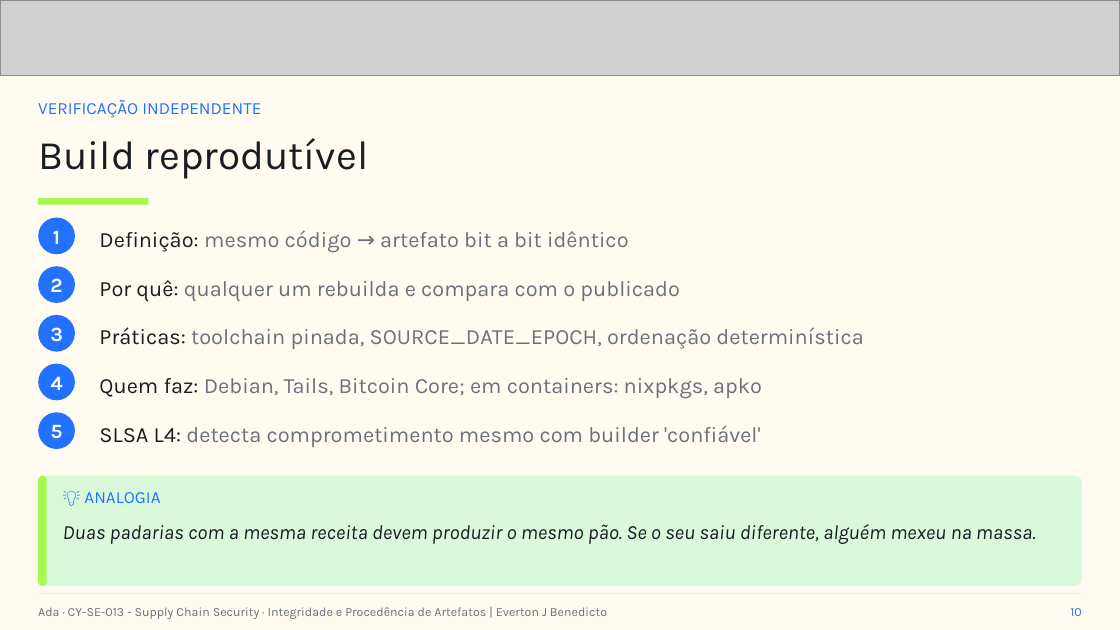
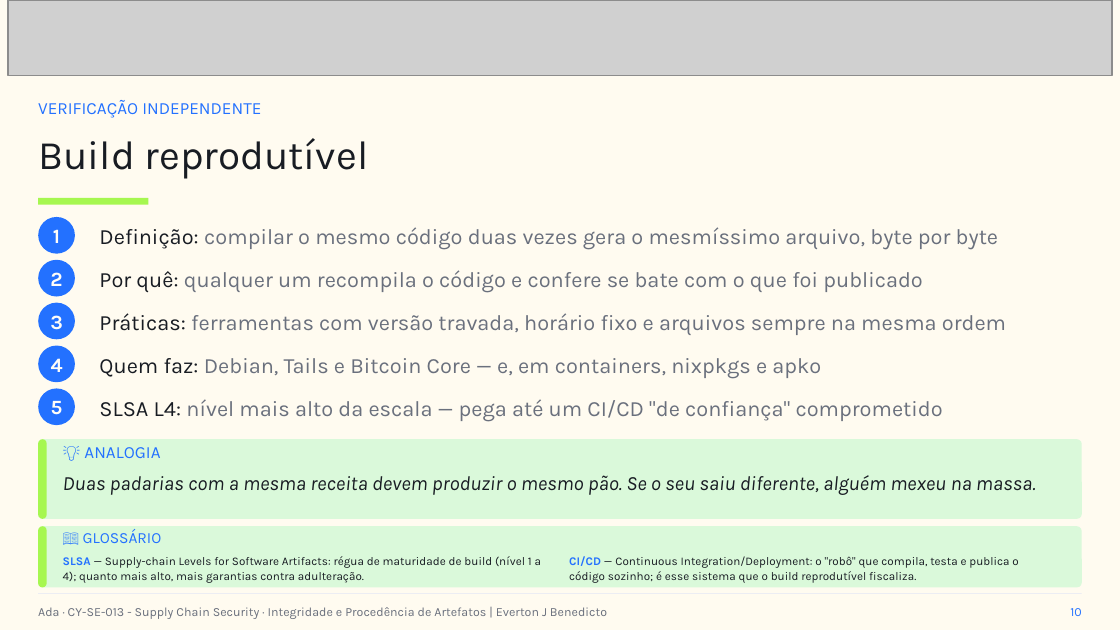
Before and after one commit to everton-dev/AdaTech.Aulas, a slide deck: slide 15 of CY-SE-013 - Supply Chain Security/slides/Aula_07_Integridade_e_Procedencia_de_Artefatos.pptx (slide 10 before the commit). Drawn at 1120x630 pixels with LibreOffice and Linux fonts; fonts in the diff are those of the drawing; grey boxes stand for pictures. Boxes give left, top, right and bottom in pixels: in the first picture for what was removed or moved away, otherwise in the second. Text is boxed around its words. In the diff, an @@ line names an element or a change of style, - is before the commit and + after.

```diff
--- a/CY-SE-013 - Supply Chain Security/slides/Aula_07_Integridade_e_Procedencia_de_Artefatos.pptx
+++ b/CY-SE-013 - Supply Chain Security/slides/Aula_07_Integridade_e_Procedencia_de_Artefatos.pptx
@@ picture: place and size @@
-picture at (0, 0, 1120, 75)
+picture at (8, 0, 1112, 75)
@@ text at (99, 227, 998, 250): text changed @@
-Definição: mesmo código → artefato bit a bit idêntico
+Definição: compilar o mesmo código duas vezes gera o mesmíssimo arquivo, byte por byte
@@ text "2": place and size @@
-text "2" at (50, 278, 62, 292)
+text "2" at (50, 272, 62, 286)
@@ ellipse: place and size @@
-ellipse at (38, 267, 75, 304)
+ellipse at (38, 260, 75, 297)
@@ text at (99, 270, 923, 293): text changed @@
-Por quê: qualquer um rebuilda e compara com o publicado
+Por quê: qualquer um recompila o código e confere se bate com o que foi publicado
@@ text "3": place and size @@
-text "3" at (50, 327, 63, 342)
+text "3" at (50, 315, 63, 330)
@@ ellipse: place and size @@
-ellipse at (38, 315, 75, 352)
+ellipse at (38, 302, 75, 339)
@@ text at (99, 313, 1006, 335): text changed @@
-Práticas: toolchain pinada, SOURCE_DATE_EPOCH, ordenação determinística
+Práticas: ferramentas com versão travada, horário fixo e arquivos sempre na mesma ordem
@@ text "4": place and size @@
-text "4" at (51, 376, 63, 390)
+text "4" at (51, 358, 63, 372)
@@ ellipse: place and size @@
-ellipse at (38, 364, 75, 401)
+ellipse at (38, 346, 75, 383)
@@ text at (99, 358, 821, 379): text changed @@
-Quem faz: Debian, Tails, Bitcoin Core; em containers: nixpkgs, apko
+Quem faz: Debian, Tails e Bitcoin Core — e, em containers, nixpkgs e apko
@@ text "5": place and size @@
-text "5" at (51, 425, 63, 439)
+text "5" at (51, 401, 63, 415)
@@ ellipse: place and size @@
-ellipse at (38, 412, 75, 449)
+ellipse at (38, 389, 75, 426)
@@ text at (99, 399, 943, 422): text changed @@
-SLSA L4: detecta comprometimento mesmo com builder 'confiável'
+SLSA L4: nível mais alto da escala — pega até um CI/CD "de confiança" comprometido
@@ rounded rectangle: place and size @@
-rounded rectangle at (38, 476, 1082, 586)
+rounded rectangle at (38, 439, 1082, 519)
@@ rounded rectangle: place and size @@
-rounded rectangle at (38, 476, 47, 586)
+rounded rectangle at (38, 439, 47, 519)
@@ text "💡 ANALOGIA": place and size @@
-text "💡 ANALOGIA" at (84, 492, 160, 503)
+text "💡 ANALOGIA" at (84, 447, 160, 458)
@@ text "Duas padarias com a mesma ...": place and size @@
-text "Duas padarias com a mesma ..." at (63, 524, 1036, 544)
+text "Duas padarias com a mesma ..." at (63, 475, 1036, 495)
@@ rounded rectangle added at (38, 526, 1082, 588), fill #DAF9DA @@
@@ rounded rectangle added at (38, 526, 47, 588), fill #A6F750 @@
@@ text added at (83, 530, 162, 543), 10 pt, text #2371FF @@
+📖 GLOSSÁRIO
@@ text added at (63, 556, 541, 583), 7.5 pt, text #181C23 @@
+SLSA — Supply-chain Levels for Software Artifacts: régua de maturidade de build (nível 1 a 4); quanto mais alto, mais garantias contra adulteração.
@@ text added at (569, 556, 1018, 583), 7.5 pt, text #181C23 @@
+CI/CD — Continuous Integration/Deployment: o "robô" que compila, testa e publica o código sozinho; é esse sistema que o build reprodutível fiscaliza.
```
Also in this commit, not shown: 12 other slides changed, 6 slides added, 9 other files.
